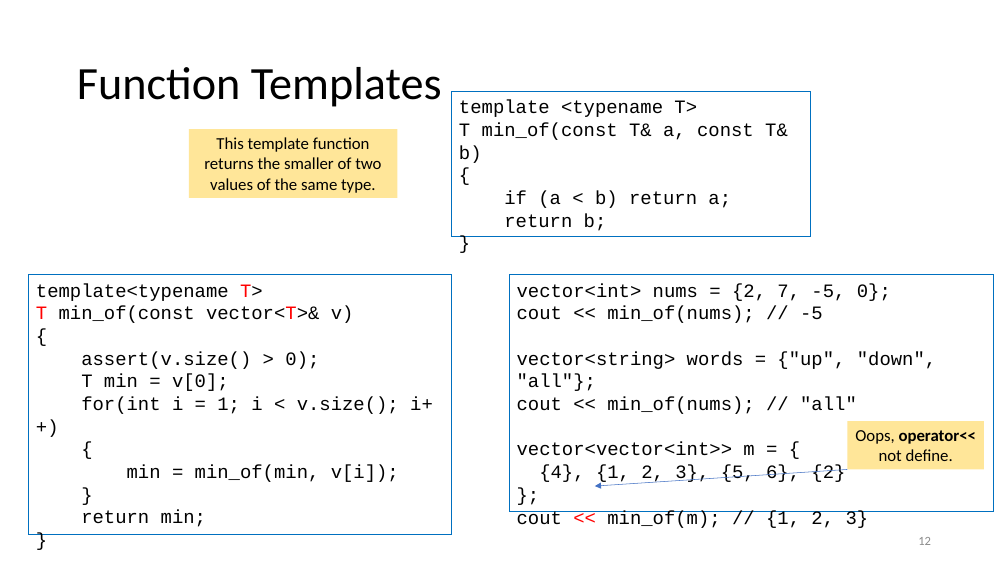
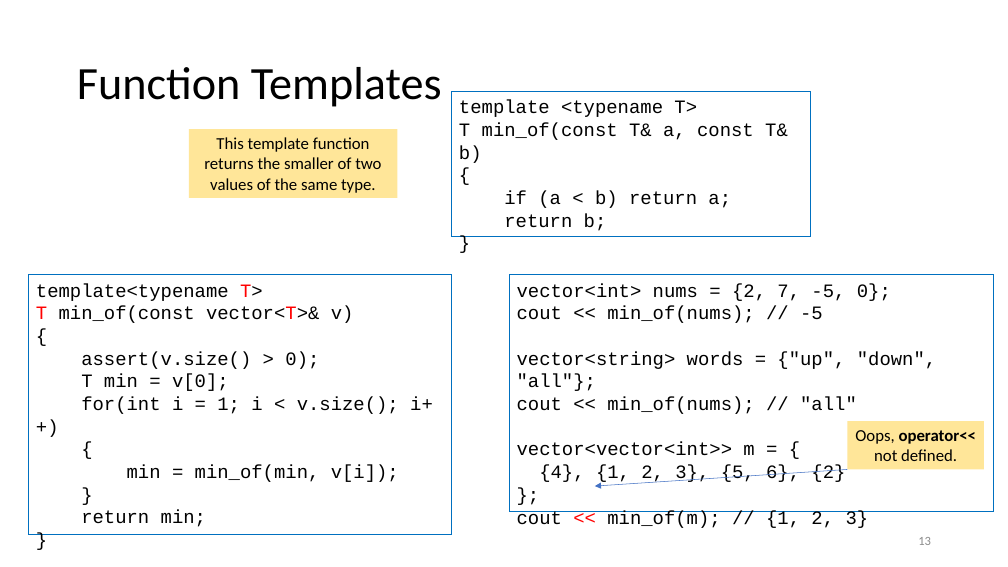
Before and after one commit to tjd1234/cmpt135spring2024, a slide deck: slide 13 of sample_code/week14/week14_cmpt135.pptx (slide 12 before the commit). Drawn at 1008x567 pixels with LibreOffice and Linux fonts; fonts in the diff are those of the drawing. Boxes give left, top, right and bottom in pixels: in the first picture for what was removed or moved away, otherwise in the second. Text is boxed around its words. In the diff, an @@ line names an element or a change of style, - is before the commit and + after.

```diff
--- a/sample_code/week14/week14_cmpt135.pptx
+++ b/sample_code/week14/week14_cmpt135.pptx
@@ text in rectangle at (x1=855, y1=430, x2=976, y2=461): text changed @@
-Oops, operator<< not define.
+Oops, operator<< not defined.
```
Also in this commit, not shown: 8 other slides changed, 2 slides added, 2 other files.
